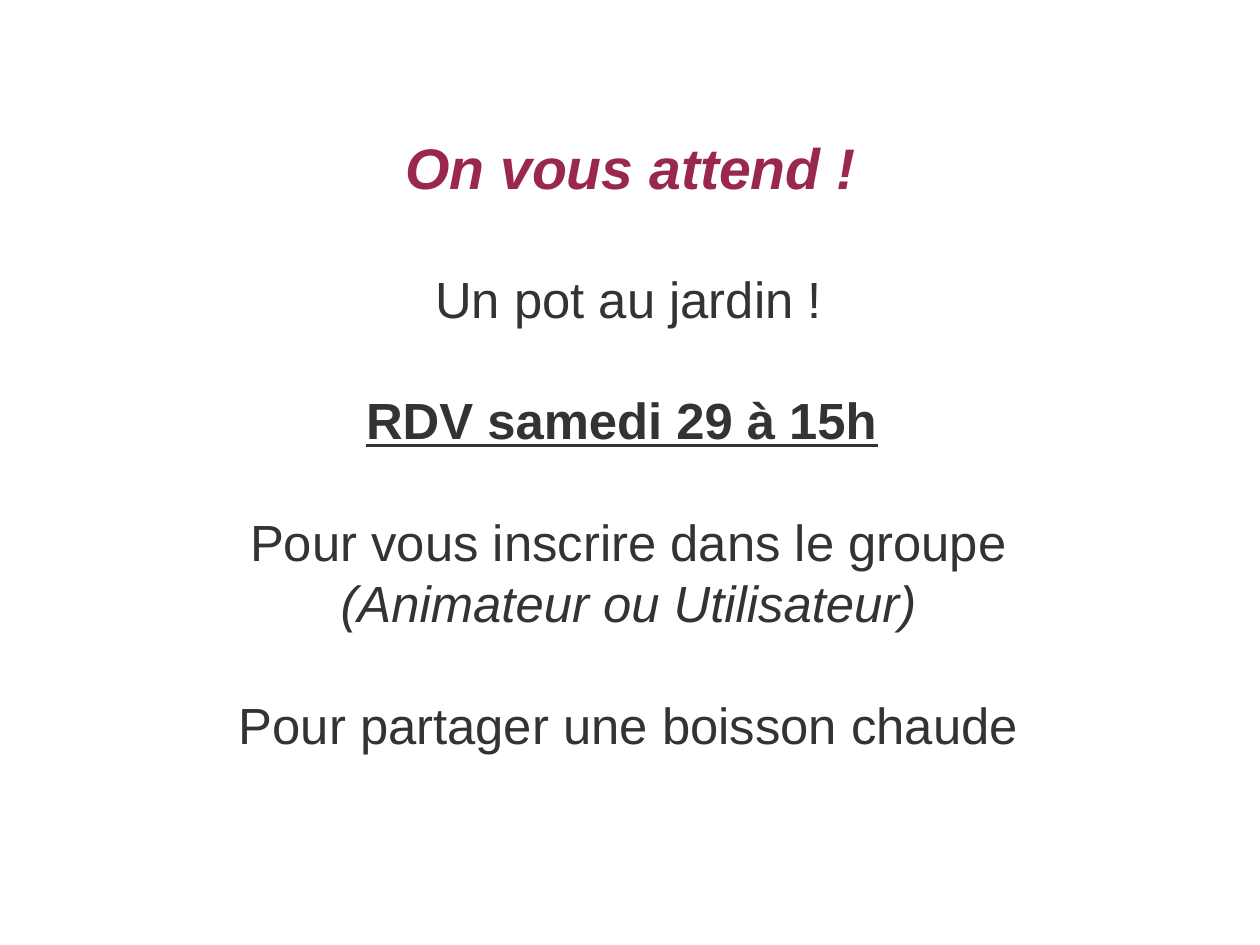
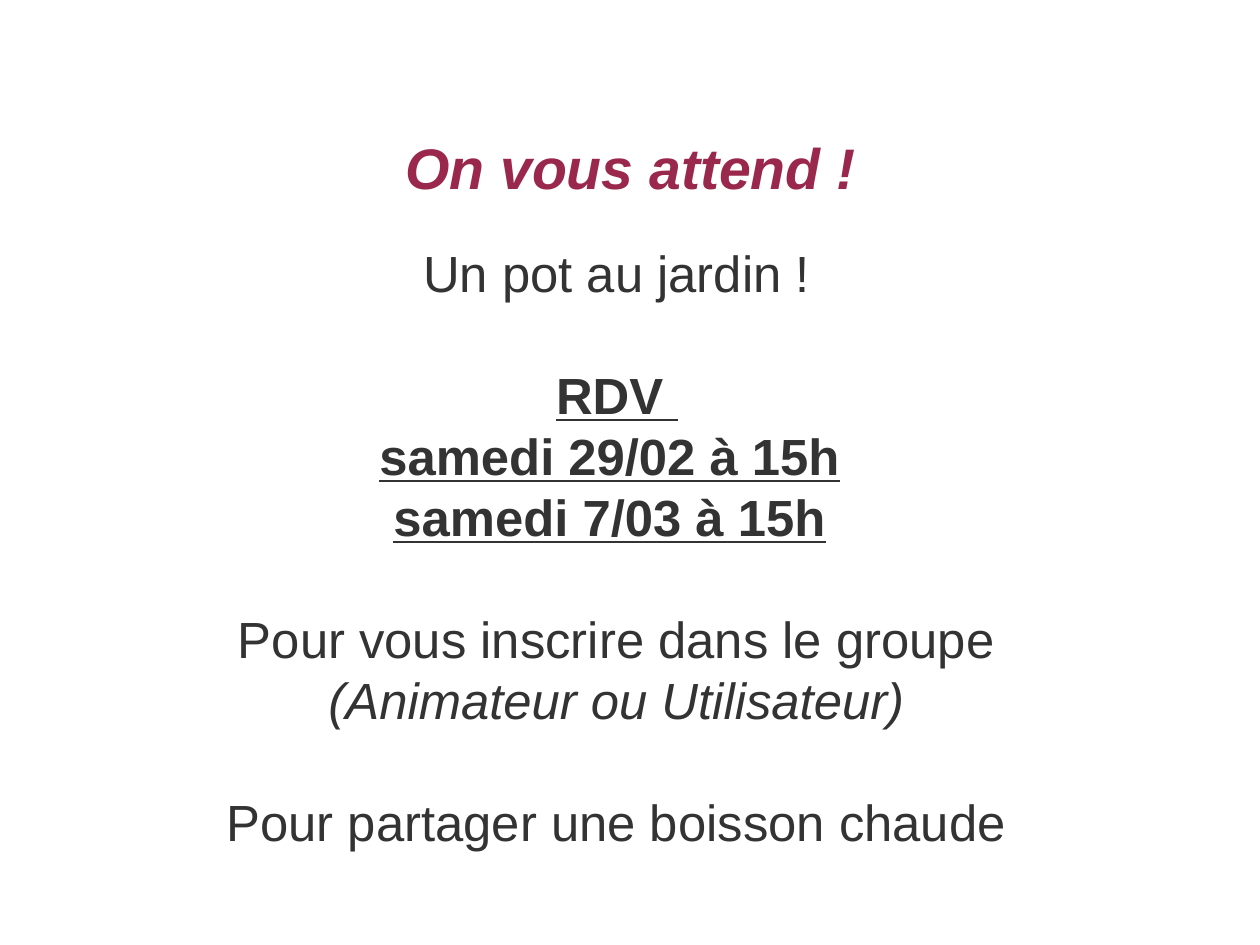
Before and after one commit to vatinvin/jardinciteaubry, a slide deck: slide 12 of assets/documents/2020-02-27 - AG jardin cité aubry - Compost.odp (slide 11 before the commit). Drawn at 1260x945 pixels with LibreOffice and Linux fonts; fonts in the diff are those of the drawing; background and template pictures are left out. Boxes give left, top, right and bottom in pixels: in the first picture for what was removed or moved away, otherwise in the second. Text is boxed around its words. In the diff, an @@ line names an element or a change of style, - is before the commit and + after.

```diff
--- a/assets/documents/2020-02-27 - AG jardin cité aubry - Compost.odp
+++ b/assets/documents/2020-02-27 - AG jardin cité aubry - Compost.odp
@@ text "Un pot au jardin !": place and size @@
-text "Un pot au jardin !" at [239,281,1018,755]
+text "Un pot au jardin !" at [227,255,1006,851]
@@ text at [379,379,839,543]: text changed @@
-RDV samedi 29 à 15h
+RDV
+samedi 29/02 à 15h
+samedi 7/03 à 15h
```
Also in this commit, not shown: 8 other slides changed, 2 slides added, 1 slide removed.
